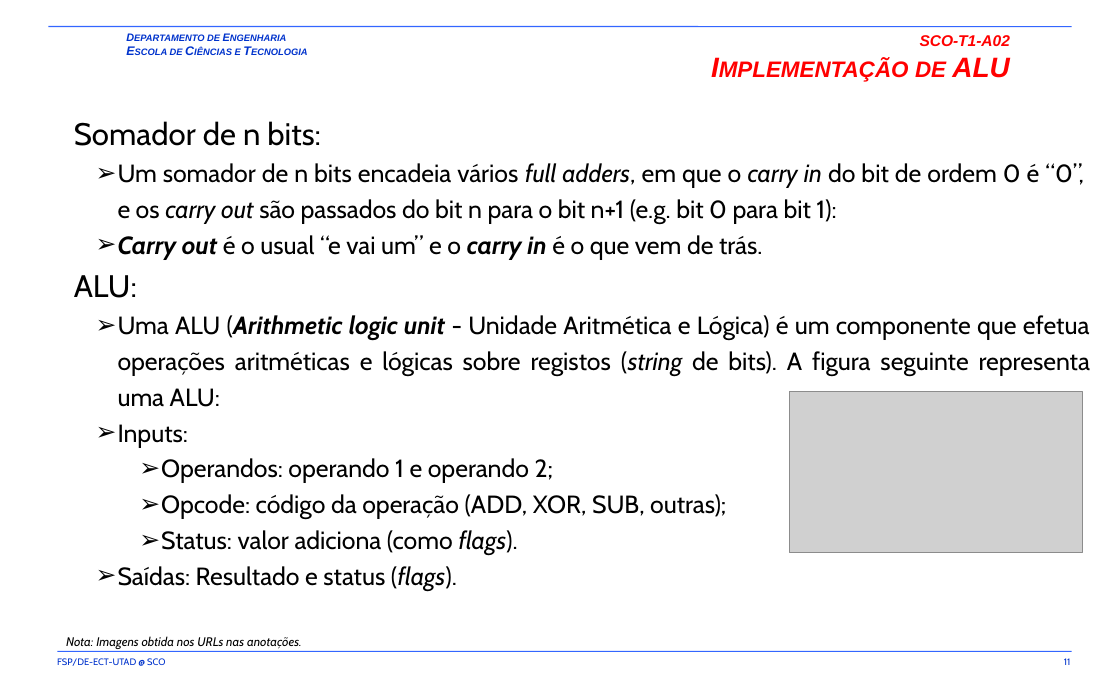
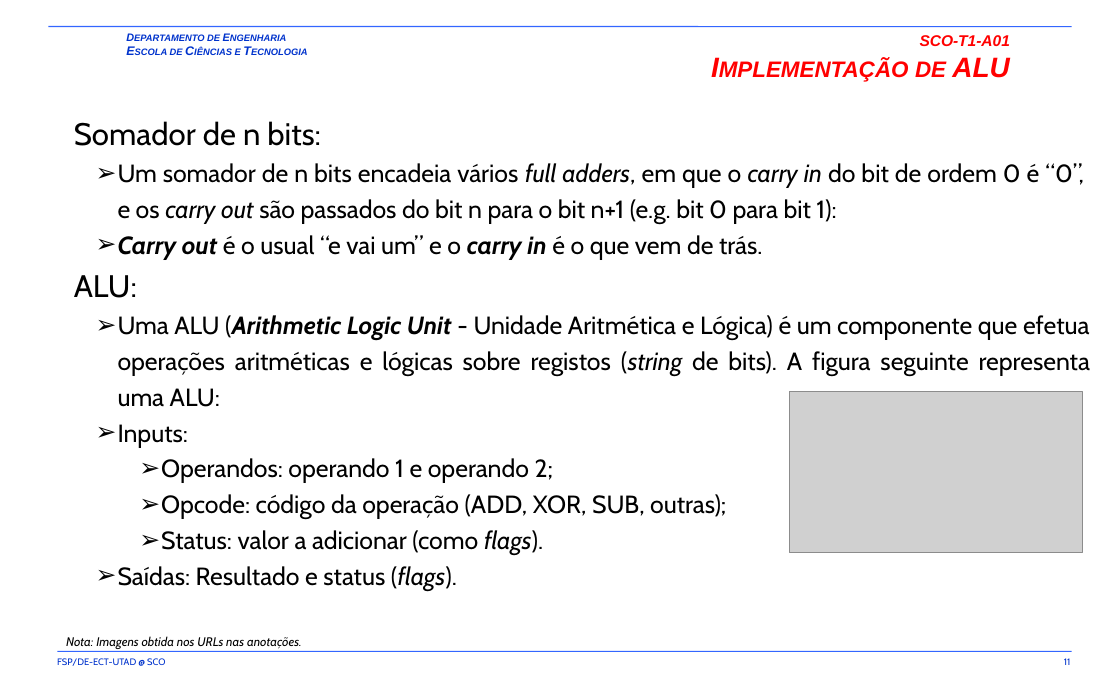
Before and after one commit to fsp864/UTAD-SCO, a slide deck: slide 11 of aulas/t/old/SCO-T1-A01-A02.pptx. Drawn at 1120x700 pixels with LibreOffice and Linux fonts; fonts in the diff are those of the drawing; grey boxes stand for pictures; background and template pictures are left out. Boxes give left, top, right and bottom in pixels: in the first picture for what was removed or moved away, otherwise in the second. Text is boxed around its words. In the diff, an @@ line names an element or a change of style, - is before the commit and + after.

```diff
--- a/aulas/t/old/SCO-T1-A01-A02.pptx
+++ b/aulas/t/old/SCO-T1-A01-A02.pptx
@@ title at <box>915,35,1010,78</box>: text changed @@
-SCO-T1-A02
-Implementação de ALU
+SCO-T1-A01
+Implementação de ALU
@@ text at <box>118,315,1090,407</box>: text changed @@
-  ➢ Uma ALU (Arithmetic logic unit - Unidade Aritmética e Lógica) é um componente que efetua operações aritméticas e lógicas sobre registos (string de bits). A figura seguinte representa uma ALU:
+  ➢ Uma ALU (Arithmetic Logic Unit - Unidade Aritmética e Lógica) é um componente que efetua operações aritméticas e lógicas sobre registos (string de bits). A figura seguinte representa uma ALU:
@@ text at <box>161,530,543,555</box>: text changed @@
-    ➢ Status: valor adiciona (como flags).
+    ➢ Status: valor a adicionar (como flags).
```
Also in this commit, not shown: 5 other slides changed, 1 slide added, 1 other file.
